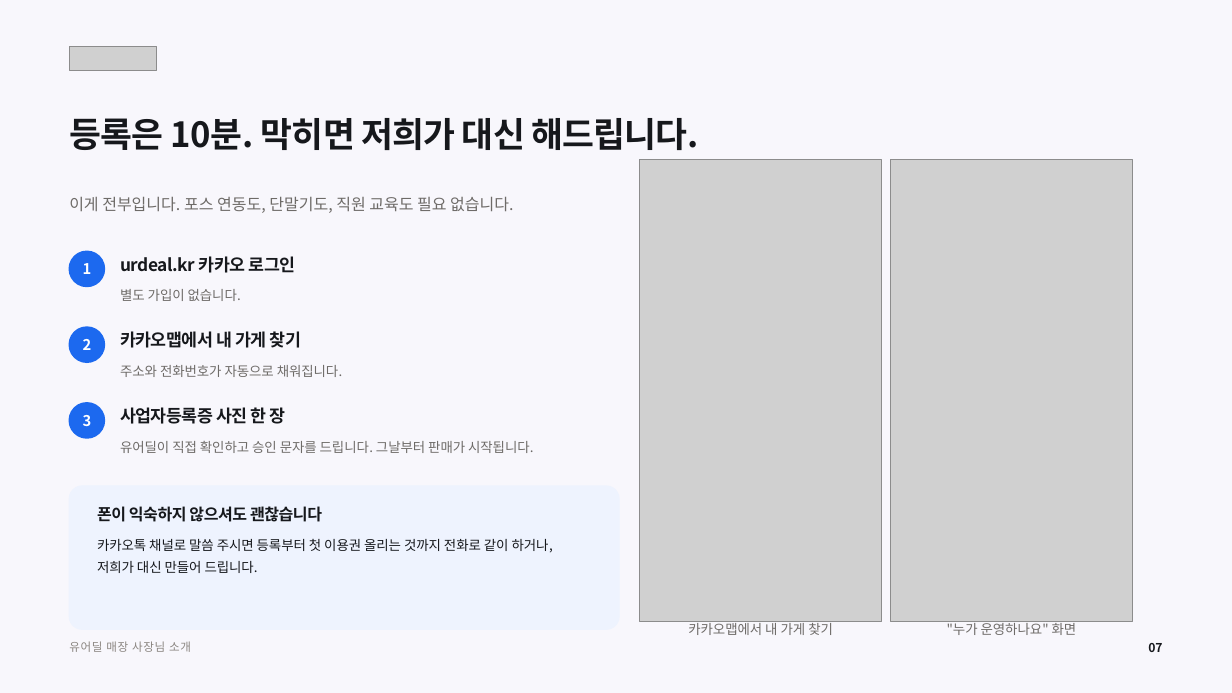
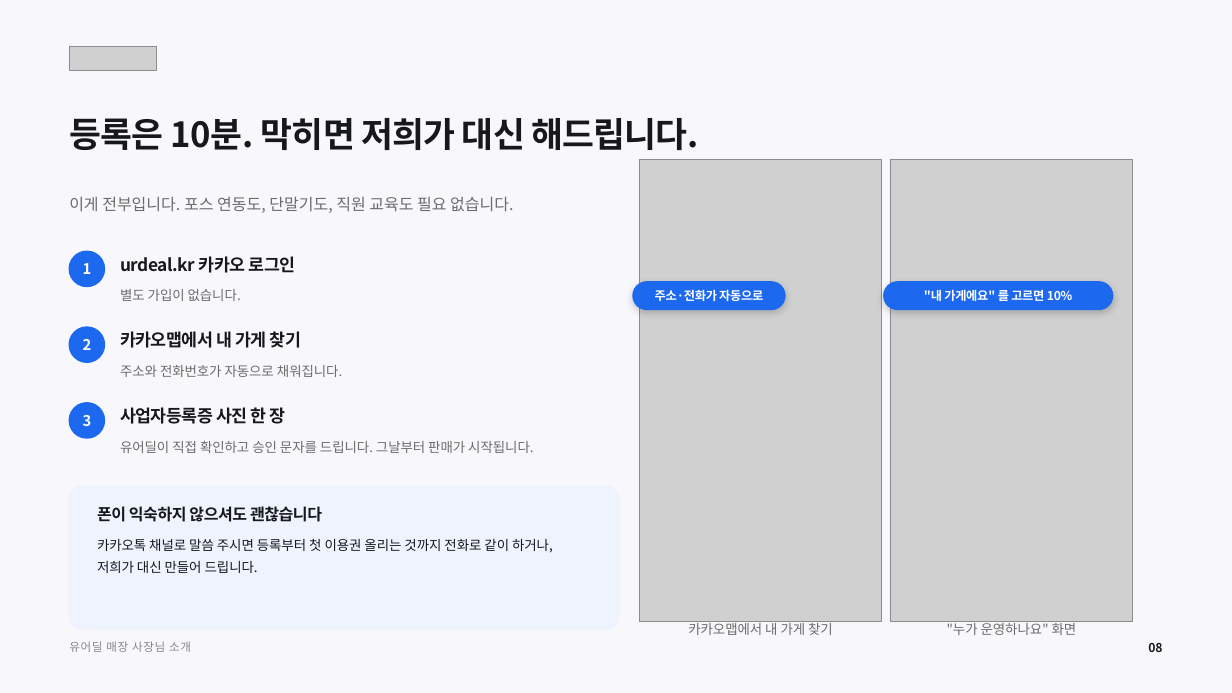
Before and after one commit to tobe2111/ur-live, a slide deck: slide 9 of docs/business/proposals/urdeal-store-owner-deck.pptx (slide 7 before the commit). Drawn at 1232x693 pixels with LibreOffice and Linux fonts; fonts in the diff are those of the drawing; grey boxes stand for pictures. Boxes give left, top, right and bottom in pixels: in the first picture for what was removed or moved away, otherwise in the second. Text is boxed around its words. In the diff, an @@ line names an element or a change of style, - is before the commit and + after.

```diff
--- a/docs/business/proposals/urdeal-store-owner-deck.pptx
+++ b/docs/business/proposals/urdeal-store-owner-deck.pptx
@@ rounded rectangle added at (633,282,786,310), fill #1C69EF, outline #1C69EF 1 pt @@
@@ text added at (655,289,763,301), 9.5 pt, text #FFFFFF, bold @@
+주소·전화가 자동으로
@@ rounded rectangle added at (884,282,1113,310), fill #1C69EF, outline #1C69EF 1 pt @@
@@ text added at (924,287,1073,304), 9.5 pt, text #FFFFFF, bold @@
+"내 가게에요" 를 고르면 10%
@@ text at (1148,643,1162,652): text changed @@
-07
+08
```
Also in this commit, not shown: 5 other slides changed, 2 slides added, 14 other files.
